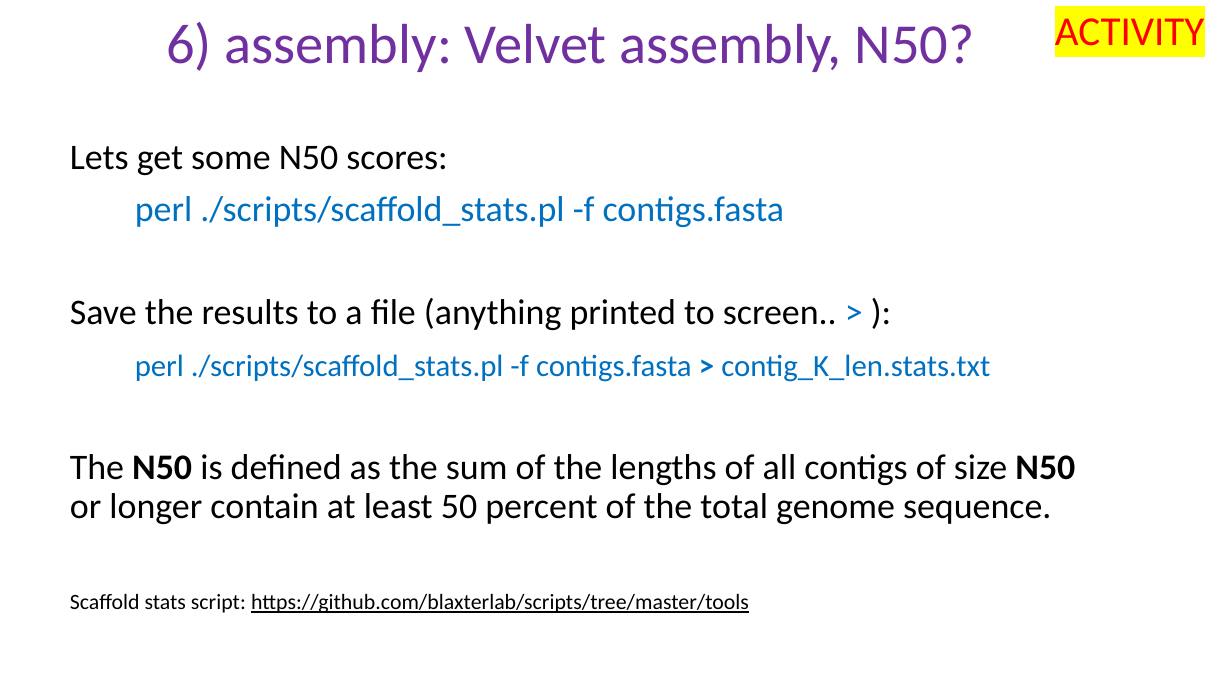
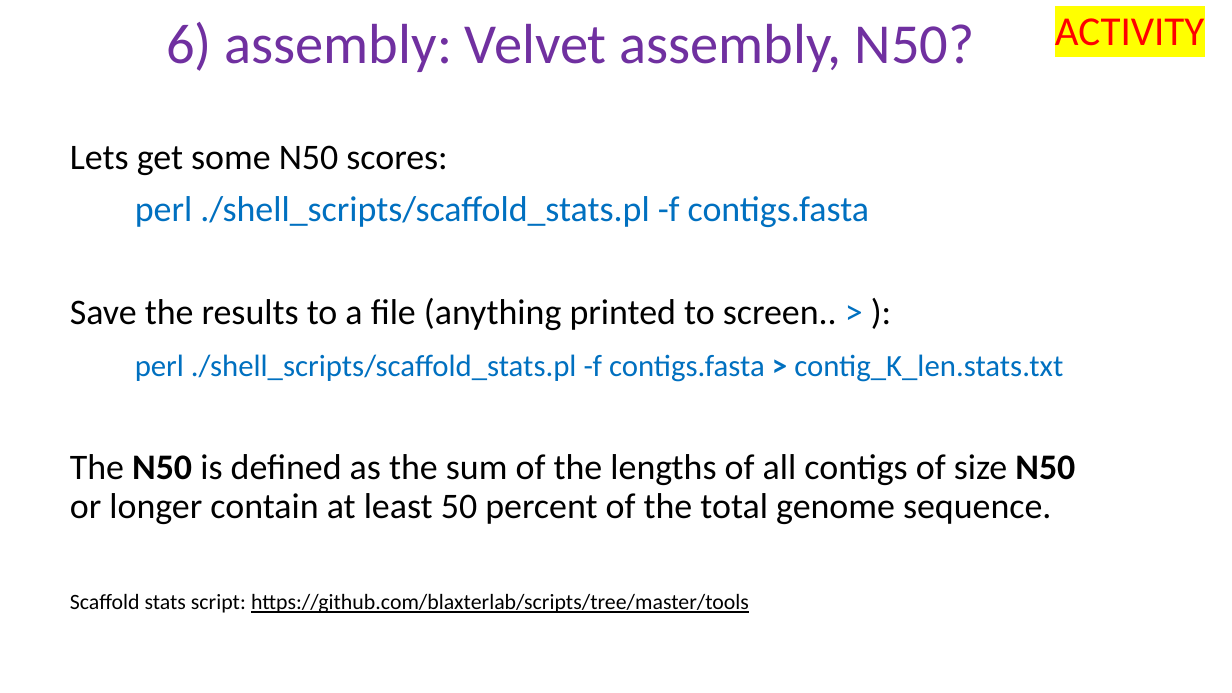
Before and after one commit to peterthorpe5/genome_assembly_workshop, a slide deck: slide 13 of powerpoint/6_assembly.pptx. Drawn at 1232x693 pixels with LibreOffice and Linux fonts; fonts in the diff are those of the drawing. Boxes give left, top, right and bottom in pixels: in the first picture for what was removed or moved away, otherwise in the second. Text is boxed around its words. In the diff, an @@ line names an element or a change of style, - is before the commit and + after.

```diff
--- a/powerpoint/6_assembly.pptx
+++ b/powerpoint/6_assembly.pptx
@@ text at <box>135,196,869,227</box>: text changed @@
-perl ./scripts/scaffold_stats.pl -f contigs.fasta
+perl ./shell_scripts/scaffold_stats.pl -f contigs.fasta
@@ text at <box>135,354,1063,382</box>: text changed @@
-perl ./scripts/scaffold_stats.pl -f contigs.fasta > contig_K_len.stats.txt
+perl ./shell_scripts/scaffold_stats.pl -f contigs.fasta > contig_K_len.stats.txt
```
Also in this commit, not shown: 11 other slides changed, 1 slide added, 1 slide removed, 18 other files.
